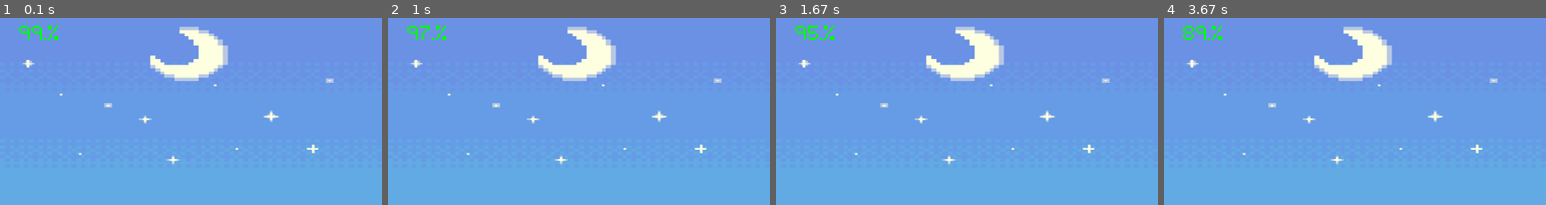
Above: before the commit, frames 1-4 (left to right).
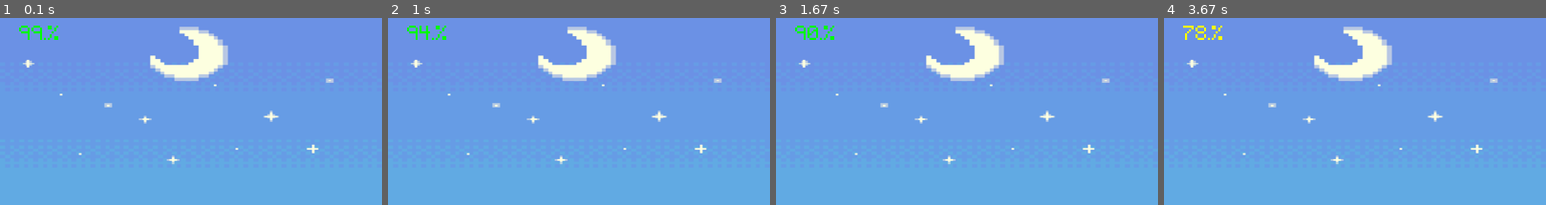
Above: after the commit, the same moments.

Repository: WINDKING-1/TheDasher
Game: pygame game, started from The dasher code.py
The game is run twice, just before and just after one commit, with the same random seed, the same clock (stepped at 60 frames per second) and the same inputs.
Inputs:
- Up to frame 1 (0.1 s): no input
- Up to frame 2 (1 s): hold Right 0.33-0.8 s; hold Right from 0.83 s (still down); tap Shift at 0.9 s
- Up to frame 3 (1.67 s): tap Shift at 1.2, 1.4 s; release Right at 1.3 s; hold Left from 1.33 s (still down)
- Up to frame 4 (3.67 s): tap Shift at 1.7, 1.97, 2.63, 2.93, 3.07, 3.37 s; release Left at 1.87 s; hold Down 1.9-2.2 s; tap Space at 2.23 s; hold Left 2.57-2.97 s; hold Right 3-3.63 s
The pictures show only the part of the screen within x 0-50%, y 1-51%; the shares and areas given below are measured in that part.

Frame 1 is identical in both runs. In frame 2, 0.1% of the frame differs, in the area x 8-11%, y 4-12%; in frame 3, less than 0.1%; in frame 4, 0.4%, in the area x 5-16%, y 4-12%.

Commit message:
Update The dasher code.py

Diff:
--- a/The dasher code.py
+++ b/The dasher code.py
@@ -103,7 +103,7 @@
 
 def player_bleed():
     global player_health
-    player_health-=0.05
+    player_health-=0.1
 
 def status_text():
     if player_health<=10:
